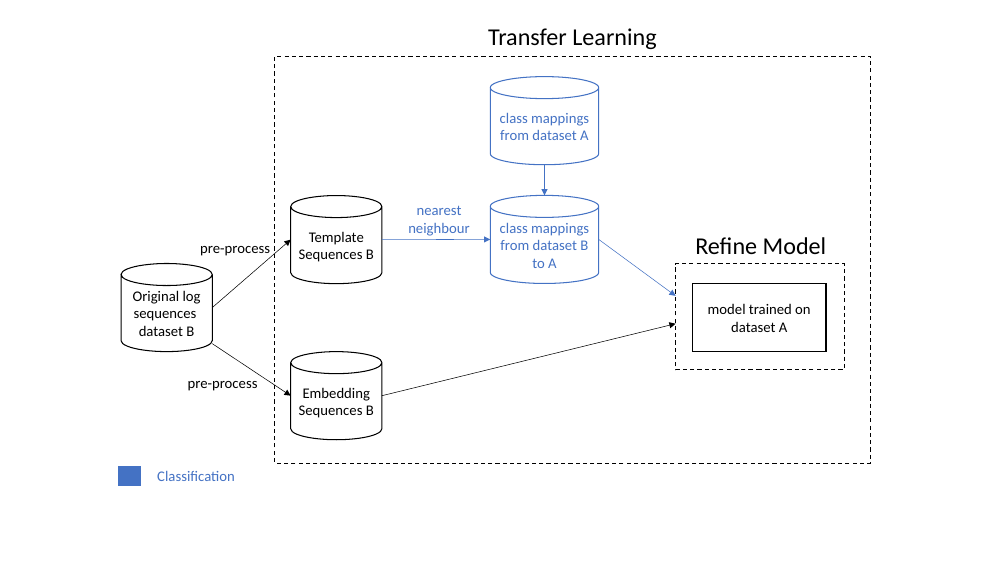
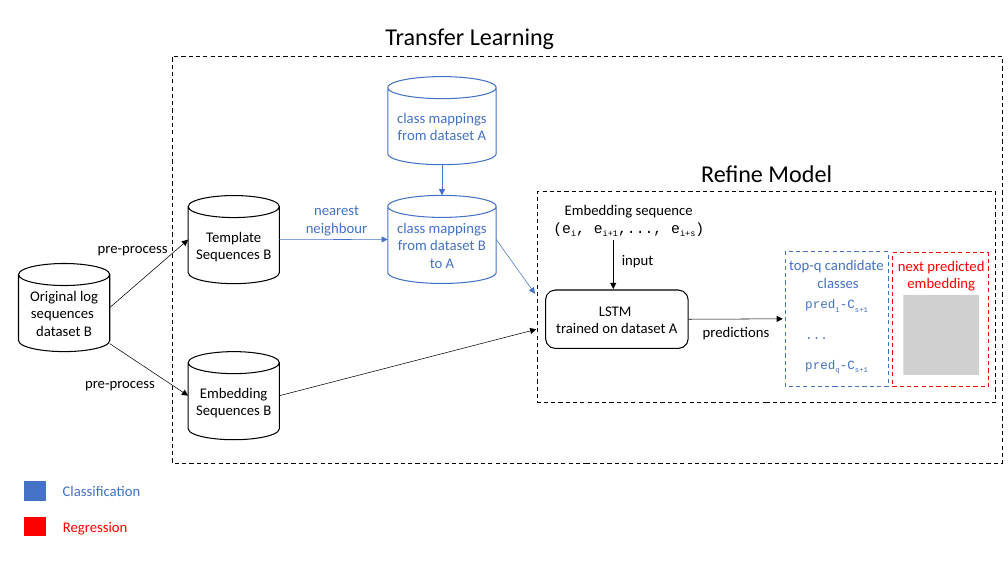
Before and after one commit to haraldott/ausarbeitung, a slide deck: slide 1 of img/transfer-learning.pptx. Drawn at 1008x567 pixels with LibreOffice and Linux fonts; fonts in the diff are those of the drawing; grey boxes stand for pictures. Boxes give left, top, right and bottom in pixels: in the first picture for what was removed or moved away, otherwise in the second. Text is boxed around its words. In the diff, an @@ line names an element or a change of style, - is before the commit and + after.

```diff
--- a/img/transfer-learning.pptx
+++ b/img/transfer-learning.pptx
@@ 3 texts, 2 cylinders: place and size @@
-3 texts, 2 cylinders at [188, 28, 656, 440]
+3 texts, 2 cylinders at [85, 28, 554, 440]
@@ rectangle: place and size @@
-rectangle at [274, 56, 870, 462]
+rectangle at [172, 56, 1002, 462]
@@ text "Refine Model": place and size @@
-text "Refine Model" at [695, 237, 827, 254]
+text "Refine Model" at [701, 165, 832, 182]
@@ rectangle: place and size @@
-rectangle at [676, 264, 844, 369]
+rectangle at [537, 192, 995, 403]
@@ text added at [565, 204, 695, 236], 14 pt, text #000000 @@
+Embedding sequence
+(ei, ei+1,..., ei+s)
@@ 4 arrows, 3 cylinders, 1 text: place and size @@
-4 arrows, 3 cylinders, 1 text at [121, 76, 598, 395]
+4 arrows, 3 cylinders, 1 text at [19, 76, 496, 395]
@@ arrow moved from (598, 240) - (676, 295) to (496, 240) - (535, 294) @@
@@ arrow added from (613, 240) to (613, 289), #000000 0.5 pt @@
@@ text added at [622, 255, 653, 268], 14 pt, text #000000 @@
+input
@@ group added at [785, 252, 888, 386]: 4 texts, 1 rectangle @@
+pred1-Cs+1
+...
+predq-Cs+1
+top-q candidate
+classes
@@ rectangle added at [892, 252, 988, 387], outline #FF0000 1 pt dashed @@
@@ text added at [898, 260, 984, 291], 14 pt, text #FF0000 @@
+next predicted embedding
@@ rounded rectangle "LSTM": place and size @@
-rounded rectangle "LSTM" at [692, 283, 826, 351]
+rounded rectangle "LSTM" at [546, 290, 688, 348]
@@ rounded rectangle "LSTM" at [546, 290, 688, 348]: rectangle to rounded rectangle; outline #000000 1.5 pt to #000000 1 pt @@
@@ picture added at [903, 295, 979, 375] @@
@@ arrow moved from (382, 395) - (676, 323) to (280, 395) - (536, 329) @@
@@ text in rounded rectangle at [556, 306, 677, 333]: text changed @@
-model trained on dataset A
+LSTM
+trained on dataset A
@@ arrow added from (688, 319) to (783, 319), #000000 0.5 pt @@
@@ text added at [703, 326, 770, 340], 14 pt, text #000000 @@
+predictions
@@ text "Classification": place and size @@
-text "Classification" at [157, 471, 235, 481]
+text "Classification" at [63, 486, 141, 496]
@@ rectangle: place and size @@
-rectangle at [119, 466, 141, 485]
+rectangle at [24, 481, 46, 500]
@@ rectangle added at [24, 517, 46, 536], fill #FF0000, outline #FF0000 1 pt @@
@@ text added at [63, 522, 128, 535], 14 pt, text #FF0000 @@
+Regression
```
Also in this commit, not shown: 10 other files.
